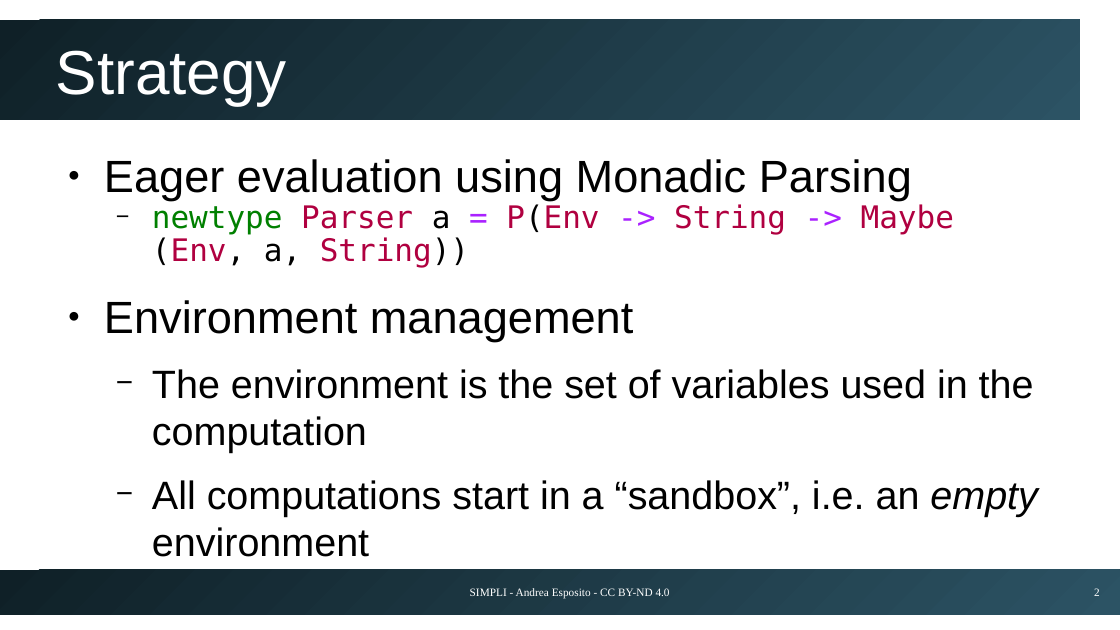
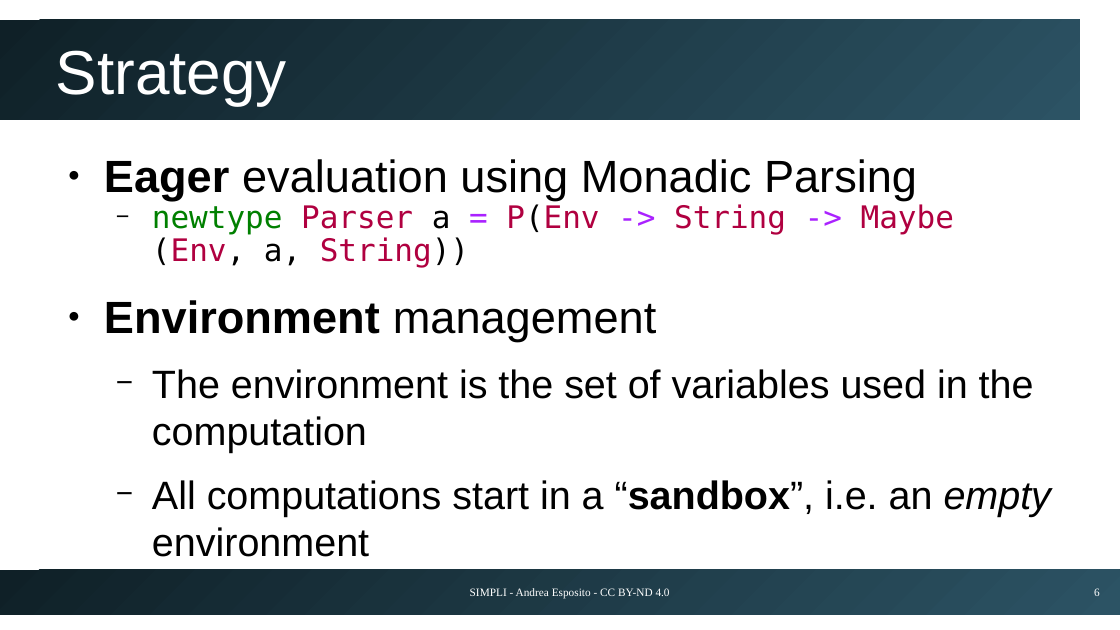
Before and after one commit to espositoandrea/simpli, a slide deck: slide 6 of docs/presentation.odp (slide 2 before the commit). Drawn at 1120x630 pixels with LibreOffice and Linux fonts; fonts in the diff are those of the drawing. Boxes give left, top, right and bottom in pixels: in the first picture for what was removed or moved away, otherwise in the second. Text is boxed around its words. In the diff, an @@ line names an element or a change of style, - is before the commit and + after.

Commit message:
Update presentation

```diff
--- a/docs/presentation.odp
+++ b/docs/presentation.odp
@@ text at bbox=[104, 159, 1051, 516]: bold on in "Eager", "Environment", "“sandbox”," @@
@@ page number at bbox=[1094, 588, 1100, 596]: text changed @@
-2
+6
```
Also in this commit, not shown: 13 slides added.
